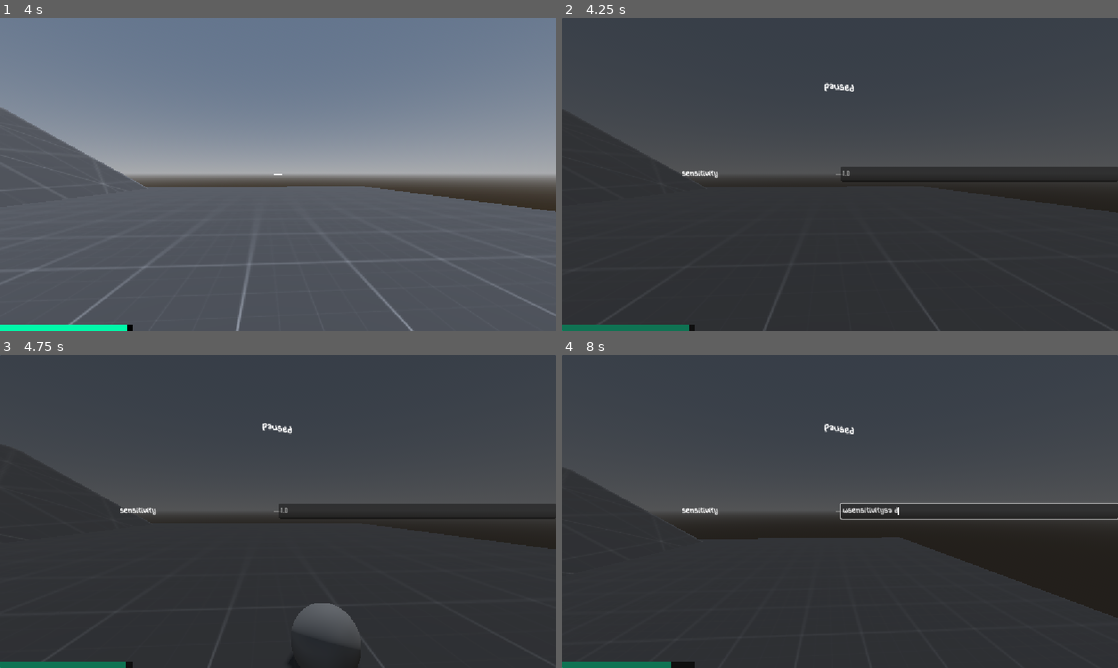
Above: before the commit, frames 1-4 (two rows, left to right).
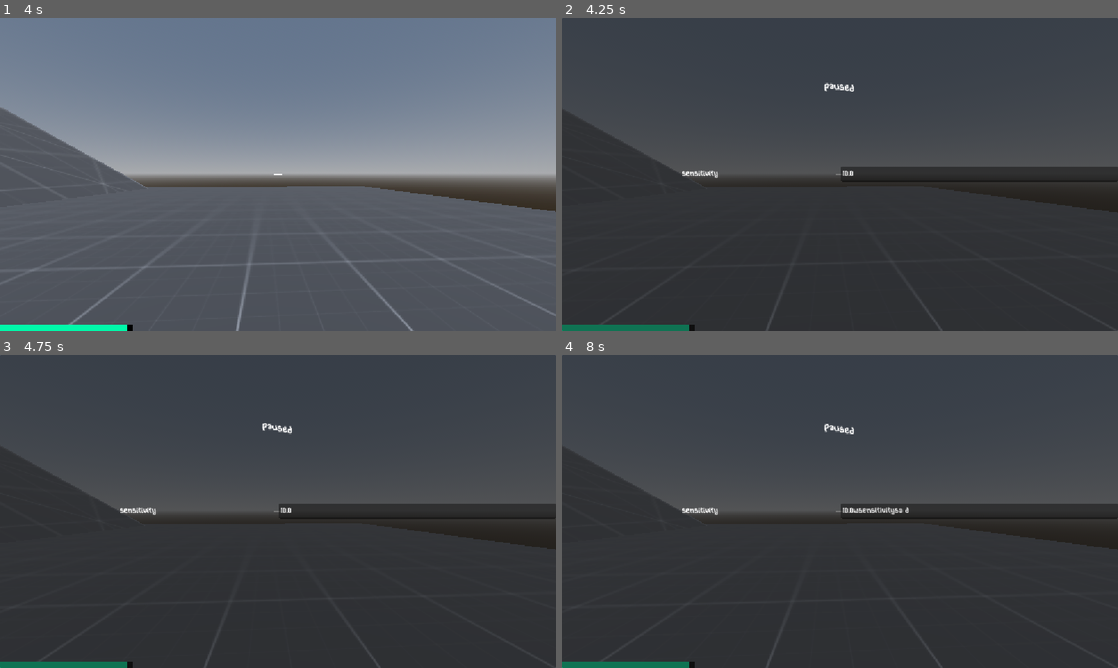
Above: after the commit, the same moments.

Repository: peippoe/countdown
Game: Godot game, scene res://main.tscn
Same seed, same stepped clock (60 frames per second), same inputs: the game is played once before the commit and once after it. Sound files missing from this copy of the repository are replaced by a short silence.
Inputs (mouse positions are in pixels of both pictures, inside the frame that each line leads up to):
- Up to frame 1 (4 s): tap Enter at 0.5 s; move the mouse to (305, 174) at 0.52 s; tap A (a) at 0.6, 3.05, 3.6 s; tap D (d) at 0.8, 1.35, 3.8 s; move the mouse to (250, 174) at 1.27 s; tap S (s) at 1.55, 2.1 s; move the mouse to (289, 168) at 2.02 s; tap W (w) at 2.3, 2.85 s; move the mouse to (272, 180) at 2.77 s; move the mouse to (316, 177) at 3.52 s
- Up to frame 2 (4.25 s): tap Escape (escape) at 4.15 s
- Up to frame 3 (4.75 s): move the mouse to (111, 464) at 4.27 s; click (111, 464) at 4.35 s; tap S (s) at 4.55 s
- Up to frame 4 (8 s): move the mouse to (867, 511) at 5.02 s; tap D (d) at 5.1, 7.55 s; click (867, 511) at 5.17 s; tap W (w) at 5.3 s; type "sensitivity" at 5.75 s; move the mouse to (756, 433) at 6.52 s; tap S (s) at 6.6 s; click (756, 433) at 6.67 s; tap A (a) at 6.8 s; move the mouse to (962, 495) at 7.27 s; tap Space (space) at 7.35 s; click (962, 495) at 7.42 s

Frame 1 is identical in both runs. In frame 2, less than 0.1% of the frame differs, in the area x 36-100%, y 48-100%; in frame 3, 1.1%; in frame 4, 8.0%, in the area x 0-100%, y 30-100%.

Commit message:
sensitivity and pause menu and death menu with restart

Diff:
--- /dev/null
+++ b/Singletons/game_manager.gd
@@ -0,0 +1,4 @@
+extends Node
+
+
+var sensitivity = 10.0
--- a/player.gd
+++ b/player.gd
@@ -18,7 +18,7 @@
 var can_jump = true
 
 
-var SENS = 1.0
+
 @onready var cam: Camera3D = %Camera
 @onready var head: Node3D = %Head
 
@@ -31,12 +31,13 @@
 		if health <= 0:
 			$UI/LoseScreen.show()
 			Input.mouse_mode = Input.MOUSE_MODE_VISIBLE
+			get_tree().paused = true
 var health_drain = 1
 
 func _input(event: InputEvent) -> void:
 	if event is InputEventMouseMotion and Input.mouse_mode == Input.MOUSE_MODE_CAPTURED:
-		head.rotate_y(-event.screen_relative.x * 0.001 * SENS)
-		cam.rotate_x(-event.screen_relative.y * 0.001 * SENS)
+		head.rotate_y(-event.screen_relative.x * 0.0001 * GameManager.sensitivity)
+		cam.rotate_x(-event.screen_relative.y * 0.0001 * GameManager.sensitivity)
 
 
 	elif event is InputEventMouseButton:
--- a/player.tscn
+++ b/player.tscn
@@ -5,6 +5,8 @@
 
 [sub_resource type="CapsuleShape3D" id="CapsuleShape3D_r7ajf"]
 radius = 0.3
+
+[sub_resource type="StyleBoxEmpty" id="StyleBoxEmpty_onrkg"]
 
 [node name="Player" type="CharacterBody3D" unique_id=933761945 groups=["player"]]
 script = ExtResource("1_4flbx")
@@ -28,6 +30,7 @@
 shape = SubResource("CapsuleShape3D_r7ajf")
 
 [node name="UI" type="Control" parent="." unique_id=1726448290]
+process_mode = 3
 layout_mode = 3
 anchors_preset = 15
 anchor_right = 1.0
@@ -137,7 +140,8 @@
 [node name="LineEdit" type="LineEdit" parent="UI/PauseScreen/VBoxContainer/HBoxContainer" unique_id=2146068671]
 layout_mode = 2
 size_flags_horizontal = 3
-placeholder_text = "1.0"
+theme_override_styles/focus = SubResource("StyleBoxEmpty_onrkg")
+placeholder_text = "10.0"
 
 [node name="Control" type="Control" parent="UI/PauseScreen/VBoxContainer" unique_id=643467549]
 layout_mode = 2
@@ -165,9 +169,26 @@
 anchors_preset = 15
 anchor_right = 1.0
 anchor_bottom = 1.0
+offset_bottom = -77.0
 grow_horizontal = 2
 grow_vertical = 2
 bbcode_enabled = true
 text = "[font_size=20][wave freq=2 amp=100]you died lol"
 horizontal_alignment = 1
 vertical_alignment = 1
+
+[node name="Button" type="Button" parent="UI/LoseScreen" unique_id=1248338294]
+layout_mode = 1
+anchors_preset = 15
+anchor_right = 1.0
+anchor_bottom = 1.0
+offset_left = 392.0
+offset_top = 388.0
+offset_right = -392.0
+offset_bottom = -200.0
+grow_horizontal = 2
+grow_vertical = 2
+text = "restart"
+
+[connection signal="text_submitted" from="UI/PauseScreen/VBoxContainer/HBoxContainer/LineEdit" to="UI" method="_on_line_edit_text_submitted"]
+[connection signal="pressed" from="UI/LoseScreen/Button" to="UI" method="_on_button_pressed"]
--- a/project.godot
+++ b/project.godot
@@ -18,6 +18,7 @@
 [autoload]
 
 Util="*uid://h54p2x1dpsx5"
+GameManager="*uid://c4h3hxokqv5l0"
 
 [display]
 
--- a/ui.gd
+++ b/ui.gd
@@ -4,8 +4,22 @@
 func _unhandled_input(event: InputEvent) -> void:
 	if Input.is_action_just_pressed("escape") and !$LoseScreen.visible:
 
-		$PauseScreen.visible = !$PauseScreen.visible
-		if $PauseScreen.visible:
+		var toggled = !$PauseScreen.visible
+		if toggled:
 			Input.mouse_mode = Input.MOUSE_MODE_VISIBLE
+			$PauseScreen.visible = true
+			get_tree().paused = true
+			$PauseScreen/VBoxContainer/HBoxContainer/LineEdit.text = str(GameManager.sensitivity)
 		else:
 			Input.mouse_mode = Input.MOUSE_MODE_CAPTURED
+			$PauseScreen.visible = false
+			get_tree().paused = false
+
+
+
+func _on_line_edit_text_submitted(new_text: String) -> void:
+	GameManager.sensitivity = float(new_text)
+
+
+func _on_button_pressed() -> void:
+	get_tree().reload_current_scene()
Not shown, added: Singletons/game_manager.gd.uid
